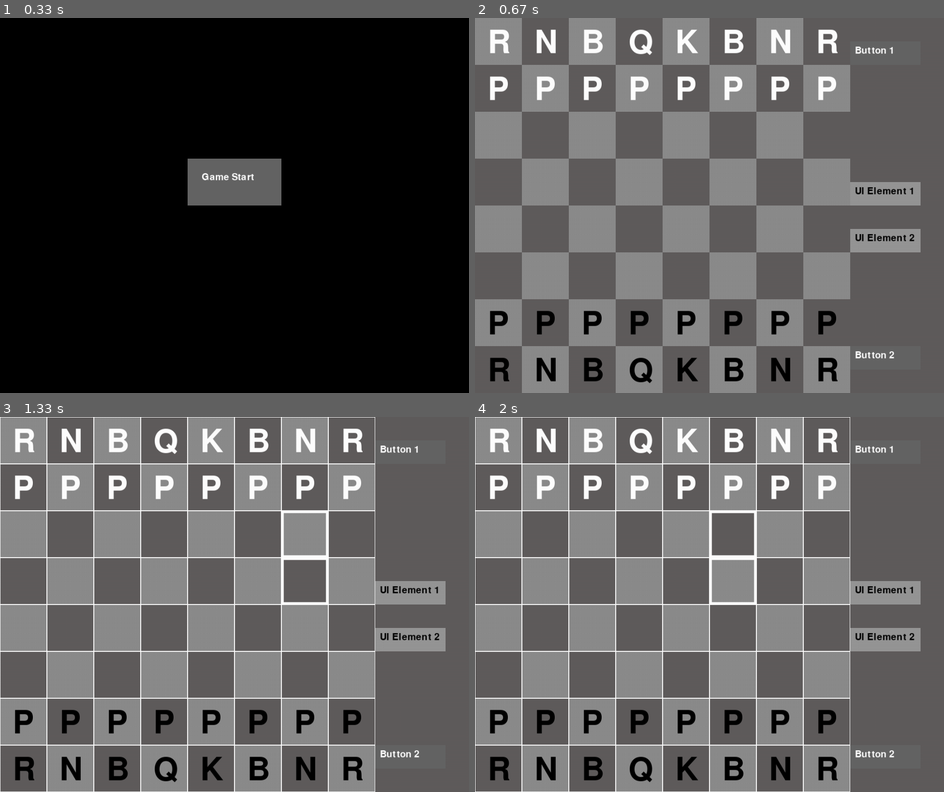
Above: before the commit, frames 1-4 (two rows, left to right).
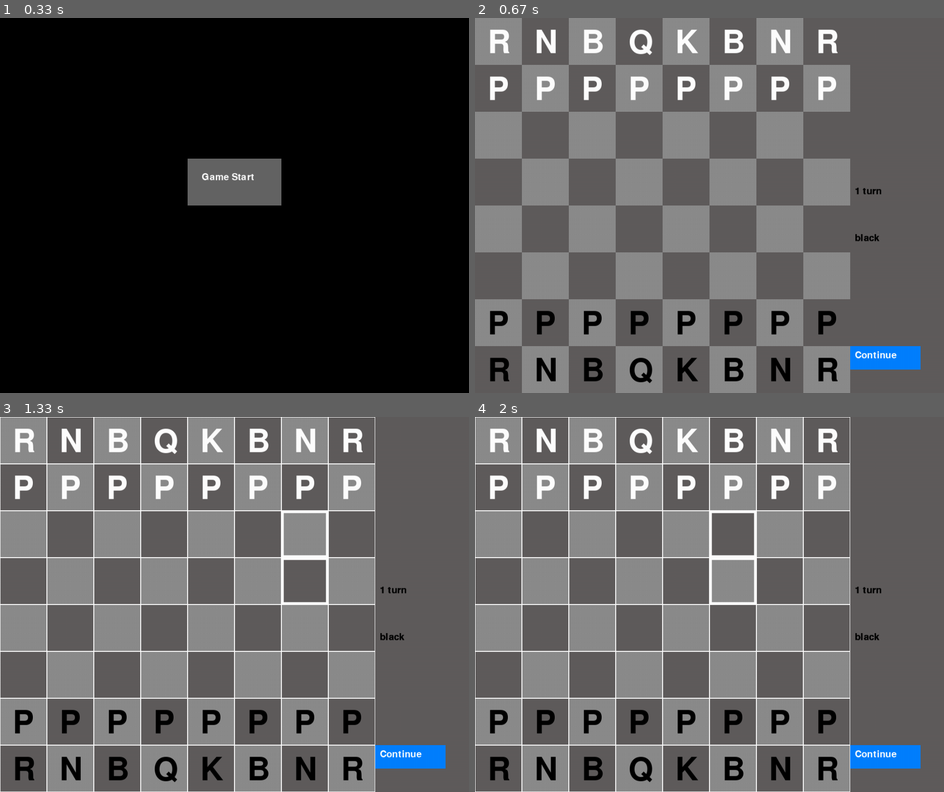
Above: after the commit, the same moments.

Repository: dusdn932/SW_Project_20192698
Game: pygame game, started from pygame/project_BTC.py
Same seed, same stepped clock (60 frames per second), same inputs: the game is played once before the commit and once after it.
Inputs (mouse positions are in pixels of both pictures, inside the frame that each line leads up to):
- Up to frame 1 (0.33 s): no input
- Up to frame 2 (0.67 s): click (709, 183) at 0.38 s
- Up to frame 3 (1.33 s): click (234, 630) at 0.73 s; click (304, 473) at 1.05 s
- Up to frame 4 (2 s): click (883, 735) at 1.38 s; click (718, 477) at 1.72 s

Frame 1 is identical in both runs. In frame 2, 2.8% of the frame differs, in the area x 80-95%, y 7-94%; in frame 3, 2.8%; in frame 4, 2.8%.

Commit message:
수정본 두번쨰

Diff:
--- a/pygame/project_BTC.py
+++ b/pygame/project_BTC.py
@@ -4,7 +4,7 @@
 from pygame.locals import QUIT, Rect, MOUSEBUTTONDOWN
 
 pygame.init()
-SURFACE = pygame.display.set_mode((1000,800))
+SURFACE = pygame.display.set_mode((1000,800), pygame.DOUBLEBUF)
 FPSCLOCK = pygame.time.Clock()
 
 white = []
@@ -14,40 +14,83 @@
 dark_color = ((96,93,93))
 bright_color = (140,140,140)
 turn = 1
+n = 0
 piece_font = pygame.font.SysFont(None, 100)
+white_move = []
+black_move = []
+white_first_move = []
+black_first_move = []
+current_player = 'black'
 # 버튼과 UI에 사용될 색상 및 폰트
-button_color = (100, 100, 100)
-ui_color = (150, 150, 150)
+
+button_color = (0, 128, 255)  # 수정: 파란색
+ui_color = (255, 192, 203)  # 수정: 분홍색
 font = pygame.font.SysFont(None, 30)
 
 # UI에 표시할 텍스트 및 버튼의 크기 및 위치 설정
 text_buttons = [
-    {"text": "Button 1", "rect": Rect(800, 50, 150, 50)},
-    {"text": "Button 2", "rect": Rect(800, 700, 150, 50)},
+    {"text": "Continue", "rect": Rect(800, 700, 150, 50)},
 ]
 
 ui_elements = [
-    {"text": "UI Element 1", "rect": Rect(800, 350, 150, 50)},
-    {"text": "UI Element 2", "rect": Rect(800, 450, 150, 50)},
+    {"text": f"{n+1} turn ", "rect": Rect(800, 350, 150, 50)},
+    {"text": f"{current_player}", "rect": Rect(800, 450, 150, 50)},
 ]
 
+def draw_game_over_screen(winner):
+    SURFACE.fill((0, 0, 0))  # Black background
+    font = pygame.font.SysFont(None, 50)
+
+    if winner == 'white':
+        text = font.render("White player wins!", True, (255, 255, 255))
+    else:
+        text = font.render("Black player wins!", True, (255, 255, 255))
+
+    restart_button_rect = Rect(400, 400, 200, 100)
+
+
+
+    SURFACE.blit(text, (300, 300))
+
+
+    return restart_button_rect
+
+def game_over_screen(winner):
+    restart_button_rect = draw_game_over_screen(winner)
+    pygame.display.update()
+
+    while True:
+        for event in pygame.event.get():
+            if event.type == QUIT:
+                pygame.quit()
+                sys.exit()
+
+        FPSCLOCK.tick(30)
+
 def draw_button(text, rect):
-    pygame.draw.rect(SURFACE, button_color, rect)
+    pygame.draw.rect(SURFACE, button_color, rect)  # 수정된 부분: 버튼 색상 변경
     button_text = font.render(text, True, (255, 255, 255))
     SURFACE.blit(button_text, (rect.x + 10, rect.y + 10))
 
 def draw_ui_element(text, rect):
-    pygame.draw.rect(SURFACE, ui_color, rect)
+    pygame.draw.rect(SURFACE, ui_color, rect)  # 수정된 부분: UI 엘리먼트 색상 변경
     ui_text = font.render(text, True, (0, 0, 0))
     SURFACE.blit(ui_text, (rect.x + 10, rect.y + 10))
 
-# UI 및 버튼 그리기
 def draw_ui():
+    ui_elements[0]["text"] = f"{n+1} turn "  # 이 부분을 추가하여 실시간으로 업데이트
+    ui_elements[1]["text"] = f"{current_player}"
     for element in ui_elements:
-        draw_ui_element(element["text"], element["rect"])
+        text = font.render(element["text"], True, (0, 0, 0))
+        SURFACE.blit(text, (element["rect"].x + 10, element["rect"].y + 10))
+
 
     for button in text_buttons:
         draw_button(button["text"], button["rect"])
+
+def draw_screen():
+    draw_ui()
+    pygame.display.update()
 
 class Chess_piece:
     def __init__(self, x, y, piece, team):
@@ -78,6 +121,11 @@
         elif self in black:
             black.remove(self)
 
+    def return_to_previous_position(self, original_x, original_y):
+        self.x = original_x
+        self.y = original_y
+
+
     def draw(self):
         SURFACE.blit(self.image, (self.x*100+27, self.y*100+20))
 
@@ -100,9 +148,9 @@
         # 삭제된 기물이 킹인지 확인하고 상대 팀의 승리 여부를 체크
         if self.piece == 'K':
             if self.team == 1:
-                print("흰색 킹이 제거되었습니다. 상대 팀(검은색)의 승리입니다.")
+                game_over_screen('black')
             else:
-                print("검은색 킹이 제거되었습니다. 상대 팀(흰색)의 승리입니다.")
+                game_over_screen('white')
 
 
 class Pawn(Chess_piece):
@@ -161,7 +209,8 @@
         if cp.is_check():
             pygame.draw.rect(SURFACE, (255, 0, 0), Rect(cp.x * 100, cp.y * 100, 100, 100), 5)
 
-    pygame.display.update()
+    draw_screen()
+    pygame.display.flip()
 
     # 모든 위치에 대해 클릭 가능하도록 함
     if chess_click:
@@ -169,10 +218,12 @@
             for j in range(8):
                 pygame.draw.rect(SURFACE, (255, 255, 255), Rect(i * 100, j * 100, 100, 100), 1)
 
-
+    draw_screen()
 def game_init():
     global white
     global black
+
+
 
     for i in range(8):
         white.append(Pawn(i, 1, 1))
@@ -483,9 +534,14 @@
     return list
 def piece_move(chess, list, x, y):
     global chess_click
+    global white
+    global black
+    original_x, original_y = chess.x, chess.y
 
     for i in list[0]:
         if x == chess.x + i[0] and y == chess.y + i[1]:
+            print(f"{chess.piece} 이동 전 위치: ({chess.x}, {chess.y}), 팀: {'흰색' if chess.team == 1 else '검은색'}")
+
             # 목적지에 기물이 있는지 확인
             destination_piece = None
             for piece in white + black:
@@ -495,16 +551,30 @@
 
             # 목적지가 비어있으면 기물을 이동
             if destination_piece is None:
+                if chess.team == 1:
+                    white_move.append(((original_x, original_y), (chess.x + i[0], chess.y + i[1])))
+                else:
+                    black_move.append(((original_x, original_y), (chess.x + i[0], chess.y + i[1])))
                 chess.move(i[0], i[1])
             else:
                 # 목적지의 기물을 제거하고 현재 기물을 이동
                 destination_piece.piece_remove()
+                if chess.team == 1:
+                    white_move.append(((original_x, original_y), (chess.x + i[0], chess.y + i[1])))
+                else:
+                    black_move.append(((original_x, original_y), (chess.x + i[0], chess.y + i[1])))
                 chess.move(i[0], i[1])
 
             if chess.piece == 'P':
                 chess.first = False
 
             chess_click = False
+            print(f"{chess.piece} 이동 후 위치: ({chess.x}, {chess.y}), 팀: {'흰색' if chess.team == 1 else '검은색'}")
+
+            # 선택한 기물을 이동 전 위치로 돌아감
+            chess.return_to_previous_position(original_x, original_y)
+            print(f"{chess.piece} 이동 전 위치로 복귀: ({chess.x}, {chess.y})")
+
             break  # 첫 번째 성공적인 이동 이후에 루프 탈출
 
 def draw_start_screen():
@@ -537,6 +607,10 @@
 def main():
     global white
     global black
+    global n
+    global white_first_move
+    global black_first_move
+    global current_player
     list = ()
     global chess_click
     selected_piece = None  # 선택된 기물을 저장할 변수
@@ -555,12 +629,43 @@
                 # 버튼 클릭 확인
                 for button in text_buttons:
                     if button["rect"].collidepoint(event.pos):
-                        print(f"Button clicked: {button['text']}")
-
-                # UI Element 클릭 확인
-                for element in ui_elements:
-                    if element["rect"].collidepoint(event.pos):
-                        print(f"UI Element clicked: {element['text']}")
+                        # 흰색 기물의 첫 번째 이동 정보
+                        white_first_move = white_move[n]
+
+                        # 검은색 기물의 첫 번째 이동 정보
+                        black_first_move = black_move[n]
+
+                        # 이동 전 위치와 이동 후 위치 출력
+                        print("흰색 기물 이동 전 위치:", white_first_move[0])
+                        print("흰색 기물 이동 후 위치:", white_first_move[1])
+
+                        print("검은색 기물 이동 전 위치:", black_first_move[0])
+                        print("검은색 기물 이동 후 위치:", black_first_move[1])
+
+                        if((n+1) % 2 == 0):
+                            for piece in white:
+                                if piece.x == white_first_move[0][0] and piece.y == white_first_move[0][1]:
+                                    piece.move(white_first_move[1][0] - white_first_move[0][0],
+                                               white_first_move[1][1] - white_first_move[0][1])
+
+                            for piece in black:
+                                if piece.x == black_first_move[0][0] and piece.y == black_first_move[0][1]:
+                                    piece.move(black_first_move[1][0] - black_first_move[0][0],
+                                               black_first_move[1][1] - black_first_move[0][1])
+
+                            current_player = 'black'
+                        else:
+                            for piece in black:
+                                if piece.x == black_first_move[0][0] and piece.y == black_first_move[0][1]:
+                                    piece.move(black_first_move[1][0] - black_first_move[0][0],
+                                               black_first_move[1][1] - black_first_move[0][1])
+                            for piece in white:
+                                if piece.x == white_first_move[0][0] and piece.y == white_first_move[0][1]:
+                                    piece.move(white_first_move[1][0] - white_first_move[0][0],
+                                               white_first_move[1][1] - white_first_move[0][1])
+                            current_player = 'white'
+
+                        n+= 1
 
                 # 이미 기물이 선택된 경우
                 if chess_click and selected_piece:
@@ -581,11 +686,10 @@
                             chess_click = True
                             break
 
-
+        # 이벤트 처리 후에 화면 갱신
         paint(chess_click, list, selected_piece)
-        draw_ui()  # UI 그리기
-        pygame.display.update()
-        FPSCLOCK.tick(30)
+        draw_ui()
+        FPSCLOCK.tick(30)  # 초당 30프레임으로 제한
 
 if __name__ == "__main__":
     main()
